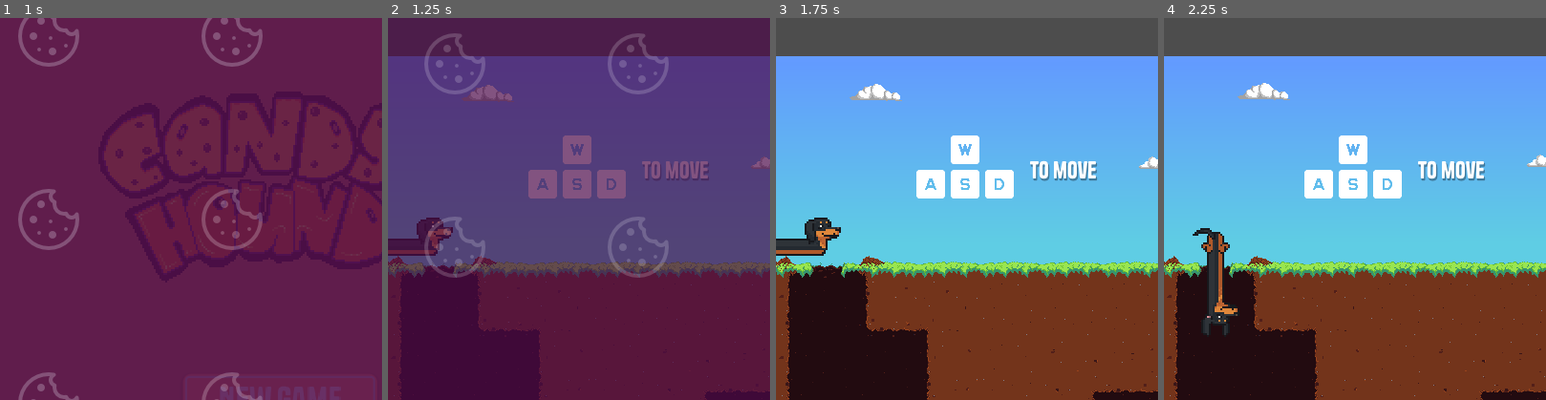
Above: before the commit, frames 1-4 (left to right).
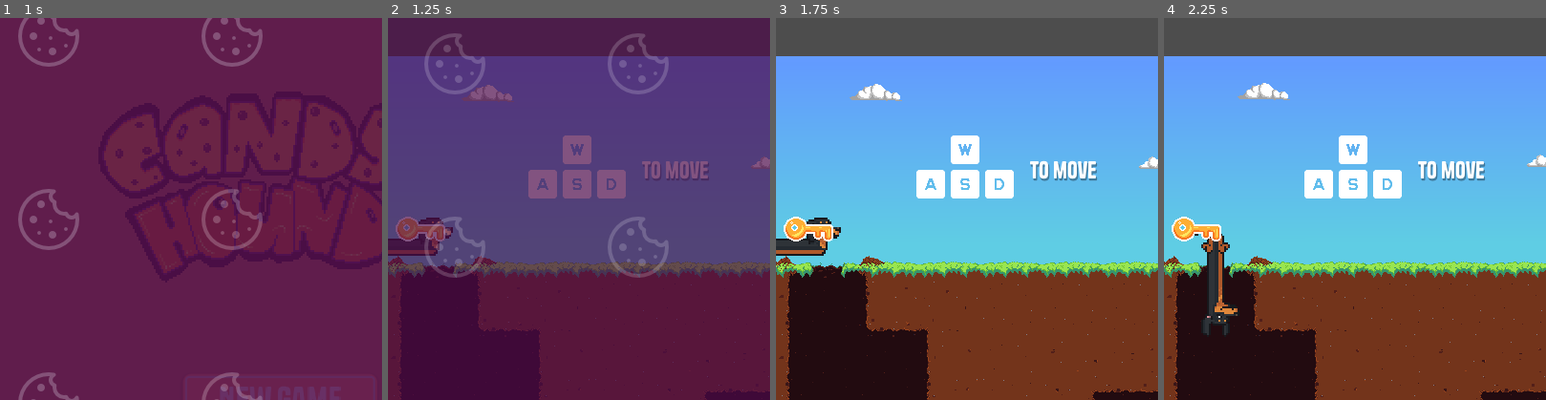
Above: after the commit, the same moments.

Repository: olferuk/brackeys-gamejam-2025.2
Game: Godot game, scene res://scenes/ui/main_menu.tscn
The game is run twice, just before and just after one commit, with the same random seed, the same clock (stepped at 60 frames per second) and the same inputs.
Inputs (mouse positions are % of the whole screen's width and height, from its top left):
- Up to frame 1 (1 s): click "New Game" at 0.5 s
- Up to frame 2 (1.25 s): no input
- Up to frame 3 (1.75 s): move the mouse to (72, 45) at 1.27 s; hold D (move_right) from 1.28 s (still down); hold Z (Undo) from 1.28 s (still down)
- Up to frame 4 (2.25 s): move the mouse to (30, 55) at 2.02 s; release D (move_right) at 2.03 s; release Z (Undo) at 2.03 s; hold S (move_down) from 2.03 s (still down); tap 2 (shrink) at 2.1 s
The pictures show only the part of the screen within x 15-65%, y 0-50%; the shares and areas given below are measured in that part.

Frame 1 is identical in both runs. In frame 2, 0.5% of the frame differs, in the area x 2-15%, y 52-59%; in frame 3, 0.6%; in frame 4, 0.6%.

Commit message:
key and door

Diff:
--- a/scenes/levels/level01.tscn
+++ b/scenes/levels/level01.tscn
@@ -13,6 +13,8 @@
 [ext_resource type="Texture2D" uid="uid://ckrvsdw10np0i" path="res://vfx/levels/clouds/Cloud6.png" id="10_xp2r0"]
 [ext_resource type="Texture2D" uid="uid://dubw8kay1kdvr" path="res://vfx/levels/clouds/Cloud7.png" id="11_k1t3p"]
 [ext_resource type="PackedScene" uid="uid://m508xm344dmu" path="res://scenes/objects/cookie.tscn" id="13_qonbx"]
+[ext_resource type="Script" uid="uid://p013c48wdf4d" path="res://src/objects/level_entity.gd" id="14_k1t3p"]
+[ext_resource type="Resource" uid="uid://cinrhc1otbuxl" path="res://scenes/objects/key.tres" id="15_keymb"]
 
 [sub_resource type="TileSetAtlasSource" id="TileSetAtlasSource_o5qli"]
 texture = ExtResource("2_i4uh8")
@@ -323,3 +325,14 @@
 
 [node name="Cookie" parent="." instance=ExtResource("13_qonbx")]
 position = Vector2(800, 352)
+
+[node name="LevelEntity" type="Node2D" parent="."]
+position = Vector2(332, 125)
+script = ExtResource("14_k1t3p")
+item = ExtResource("15_keymb")
+cell = Vector2i(6, 6)
+metadata/_custom_type_script = "uid://p013c48wdf4d"
+
+[node name="MainStateSprite" type="Sprite2D" parent="LevelEntity"]
+
+[node name="AltStateSprite" type="Sprite2D" parent="LevelEntity"]
--- a/scenes/objects/key.tres
+++ b/scenes/objects/key.tres
@@ -3,8 +3,12 @@
 [ext_resource type="Script" uid="uid://bll3pqu3501sg" path="res://resources/item.gd" id="1_jh787"]
 
 [resource]
+resource_name = "dasd"
 script = ExtResource("1_jh787")
 name = "Key"
-sprite_paths = Array[String](["res://vfx/items/key.png"])
-floaty = true
+sprite_paths = Array[String](["res://vfx/items/key.png", "res://vfx/items/key.png"])
+floaty = false
+pushable = false
+interactable = false
+damaging = false
 metadata/_custom_type_script = "uid://bll3pqu3501sg"
--- a/vfx/dog_theme.tres
+++ b/vfx/dog_theme.tres
@@ -1,7 +1,7 @@
 [gd_resource type="Theme" load_steps=13 format=3 uid="uid://kv5hrut8ubdx"]
 
 [ext_resource type="FontFile" uid="uid://cledngpla3142" path="res://vfx/fonts/Tanker-Regular.otf" id="1_nxr07"]
-[ext_resource type="Texture2D" uid="uid://cqgui1j7rnbqd" path="res://vfx/ui/knob_2.png" id="2_v0kw8"]
+[ext_resource type="Texture2D" uid="uid://cqgui1j7rnbqd" path="res://vfx/knob_2.png" id="2_v0kw8"]
 [ext_resource type="Texture2D" uid="uid://bo6ekggchdwdp" path="res://vfx/ui/knob.png" id="3_ycfxs"]
 
 [sub_resource type="StyleBoxFlat" id="StyleBoxFlat_nxr07"]
Not shown: 1 places in scenes/levels/level01.tscn that only renumber resources
